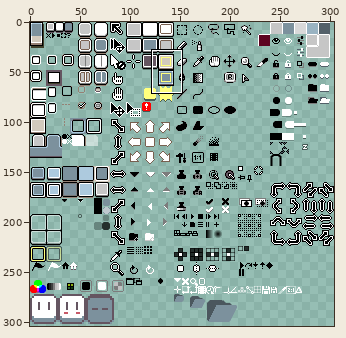
Two versions of one sprite sheet, data/extensions/aseprite-theme/sheet.png. The picture above shows the old version from afar; the outline marks the close-up.
Close-up. Before:
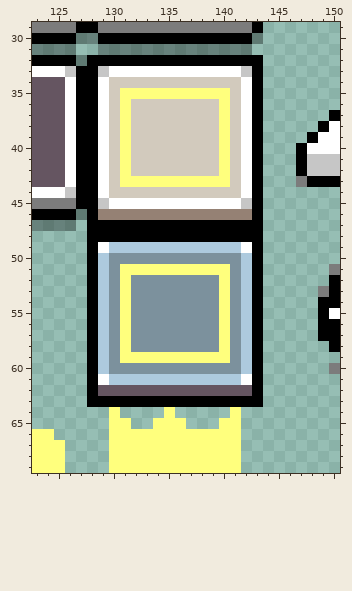
The file is 304x304 pixels. Pixels under 10% opacity are left out. Colours within 5 levels of each other are drawn and written as one. Shown: x 123..150, y 29..69.
The same view after the edit:
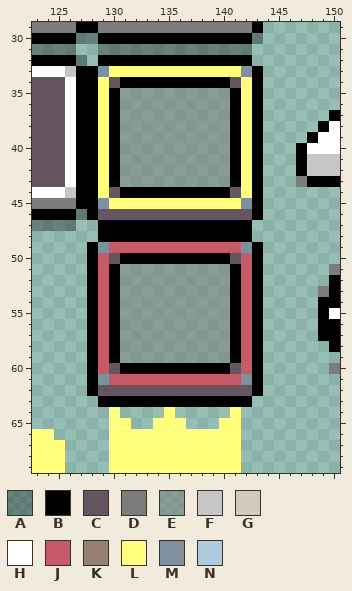
Palette (. is transparent): A #00000050  B #000000  C #655561  D #7c7c7c  E #7d7d7d80  F #c6c6c6  G #d2cabd  H #ffffff  J #c75a68  K #958174  L #ffff7d  M #7c919d  N #adcade
The exact change:
{"y":32,"x":128,"old":"B","new":"."}
{"y":32,"x":143,"old":"B","new":"."}
{"y":33,"x":129,"old":"FHHHHHHHHHHHHF","new":"MLLLLLLLLLLLLM"}
{"y":34,"x":129,"old":"HGGGGGGGGGGGGH","new":"LCBBBBBBBBBBCL"}
{"y":35,"x":129,"old":"HGLLLLLLLLLLGH","new":"LBEEEEEEEEEEBL"}
{"y":36,"x":129,"old":"HGLGGGGGGGGLGH","new":"LBEEEEEEEEEEBL"}
{"y":37,"x":129,"old":"HGLGGGGGGGGLGH","new":"LBEEEEEEEEEEBL"}
{"y":38,"x":129,"old":"HGLGGGGGGGGLGH","new":"LBEEEEEEEEEEBL"}
{"y":39,"x":129,"old":"HGLGGGGGGGGLGH","new":"LBEEEEEEEEEEBL"}
{"y":40,"x":129,"old":"HGLGGGGGGGGLGH","new":"LBEEEEEEEEEEBL"}
{"y":41,"x":129,"old":"HGLGGGGGGGGLGH","new":"LBEEEEEEEEEEBL"}
{"y":42,"x":129,"old":"HGLGGGGGGGGLGH","new":"LBEEEEEEEEEEBL"}
{"y":43,"x":129,"old":"HGLLLLLLLLLLGH","new":"LBEEEEEEEEEEBL"}
{"y":44,"x":129,"old":"HGGGGGGGGGGGGH","new":"LCBBBBBBBBBBCL"}
{"y":45,"x":129,"old":"FHHHHHHHHHHHHF","new":"MLLLLLLLLLLLLM"}
{"y":46,"x":129,"old":"KKKKKKKKKKKKKK","new":"CCCCCCCCCCCCCC"}
{"y":47,"x":128,"old":"B","new":"."}
{"y":47,"x":143,"old":"B","new":"."}
{"y":48,"x":128,"old":"B","new":"."}
{"y":48,"x":143,"old":"B","new":"."}
{"y":49,"x":129,"old":"HNNNNNNNNNNNNH","new":"MJJJJJJJJJJJJM"}
{"y":50,"x":129,"old":"NMMMMMMMMMMMMN","new":"JCBBBBBBBBBBCJ"}
{"y":51,"x":129,"old":"NMLLLLLLLLLLMN","new":"JBEEEEEEEEEEBJ"}
{"y":52,"x":129,"old":"NMLMMMMMMMMLMN","new":"JBEEEEEEEEEEBJ"}
{"y":53,"x":129,"old":"NMLMMMMMMMMLMN","new":"JBEEEEEEEEEEBJ"}
{"y":54,"x":129,"old":"NMLMMMMMMMMLMN","new":"JBEEEEEEEEEEBJ"}
{"y":55,"x":129,"old":"NMLMMMMMMMMLMN","new":"JBEEEEEEEEEEBJ"}
{"y":56,"x":129,"old":"NMLMMMMMMMMLMN","new":"JBEEEEEEEEEEBJ"}
{"y":57,"x":129,"old":"NMLMMMMMMMMLMN","new":"JBEEEEEEEEEEBJ"}
{"y":58,"x":129,"old":"NMLMMMMMMMMLMN","new":"JBEEEEEEEEEEBJ"}
{"y":59,"x":129,"old":"NMLLLLLLLLLLMN","new":"JBEEEEEEEEEEBJ"}
{"y":60,"x":129,"old":"NMMMMMMMMMMMMN","new":"JCBBBBBBBBBBCJ"}
{"y":61,"x":129,"old":"HNNNNNNNNNNNNH","new":"MJJJJJJJJJJJJM"}
{"y":63,"x":128,"old":"B","new":"."}
{"y":63,"x":143,"old":"B","new":"."}
